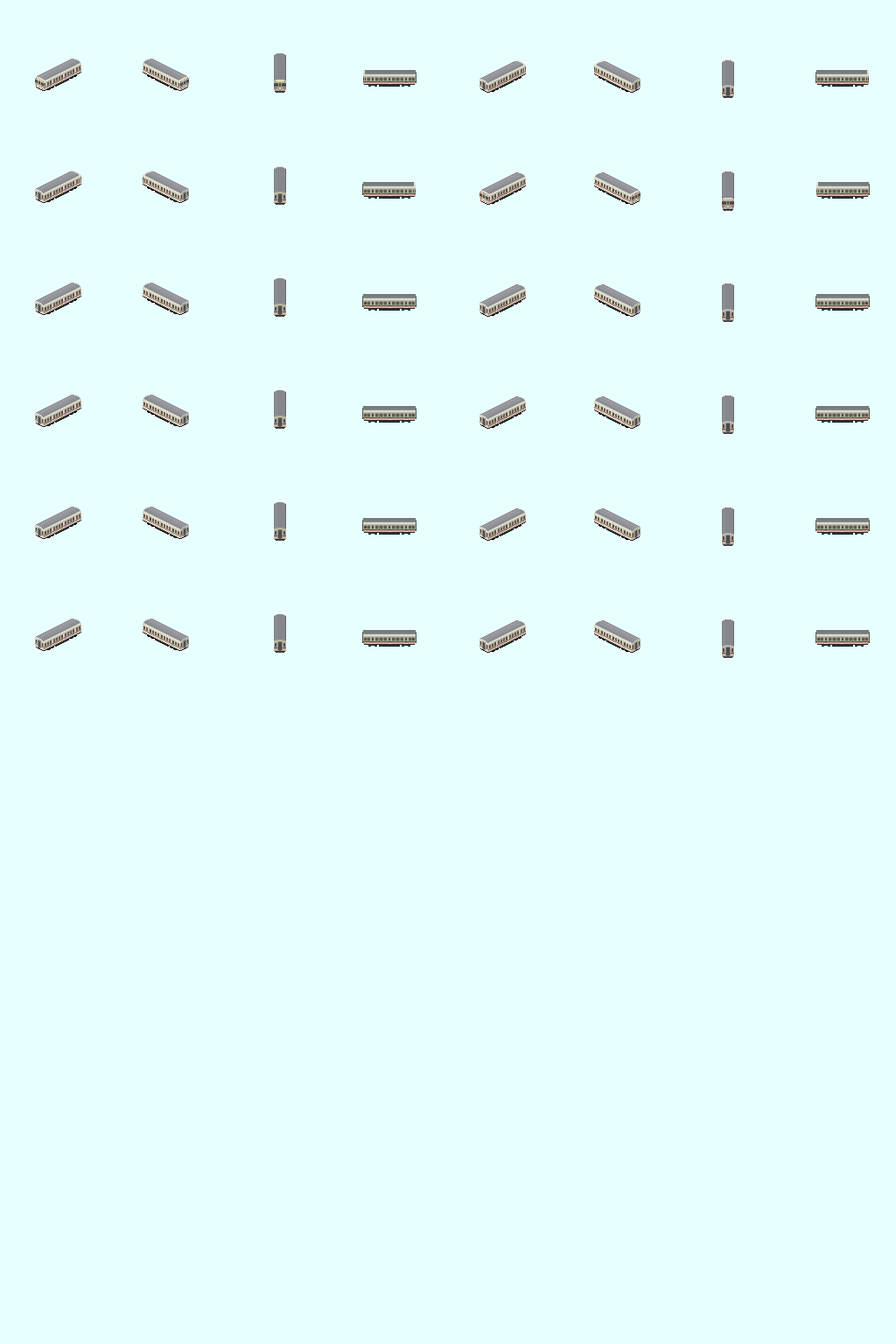
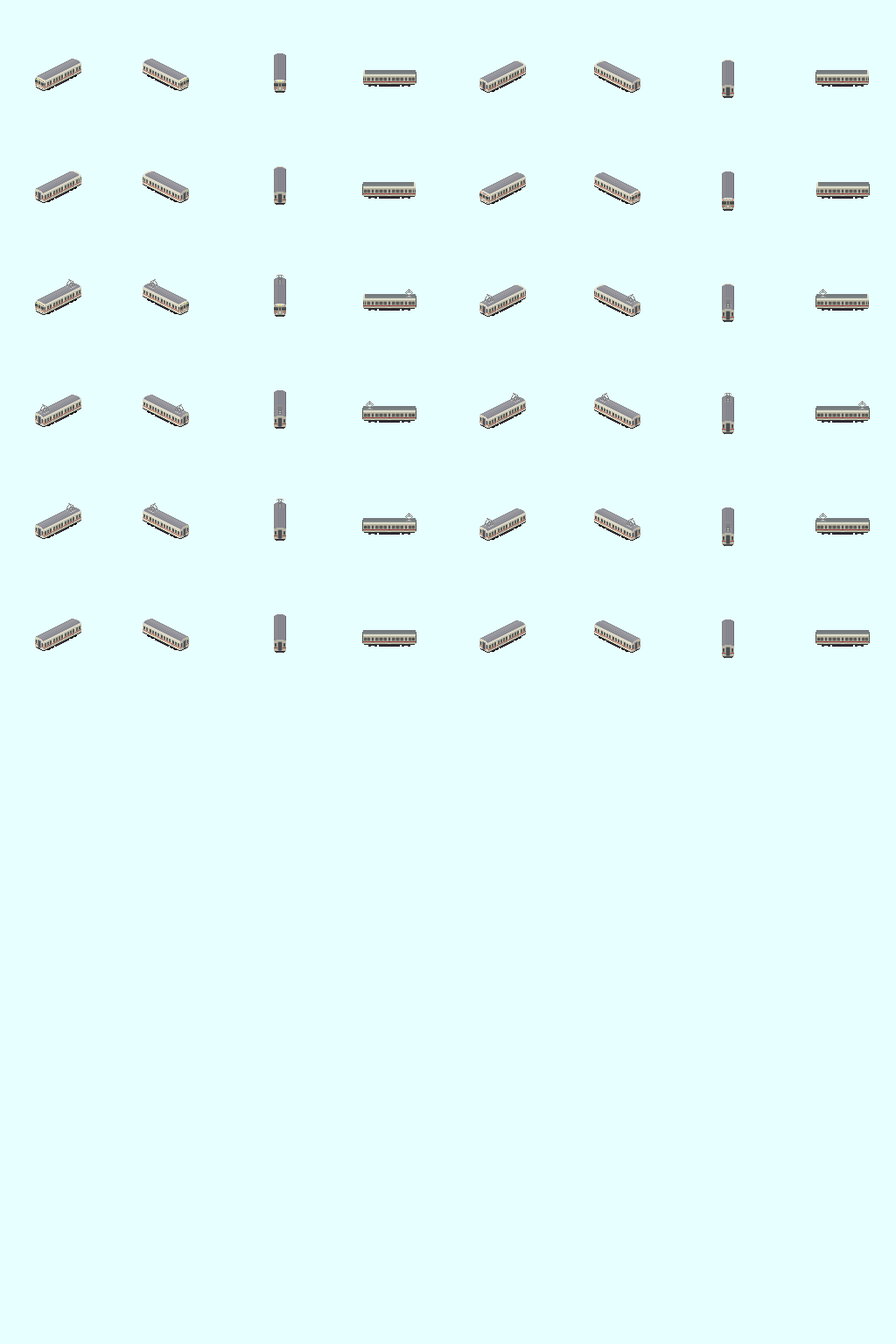
The second (896, 1344) image is a revision of the first. Changes to its layers:
showed group "屋根" (1 layers) over [37, 77, 866, 532]
painted on "パンタ" over [40, 77, 866, 532]
painted on "レイヤー 5" over [36, 284, 733, 308]
removed layer "顔面" (1st of 2, in "アクセサリ") from group "アクセサリ" over [482, 191, 730, 199]
painted on "顔面" (in "アクセサリ") over [34, 191, 734, 315]
painted on "えんじ" over [34, 301, 284, 314]
painted on "ドア" over [45, 291, 868, 314]
painted on "レイヤー 13" over [34, 77, 870, 315]
